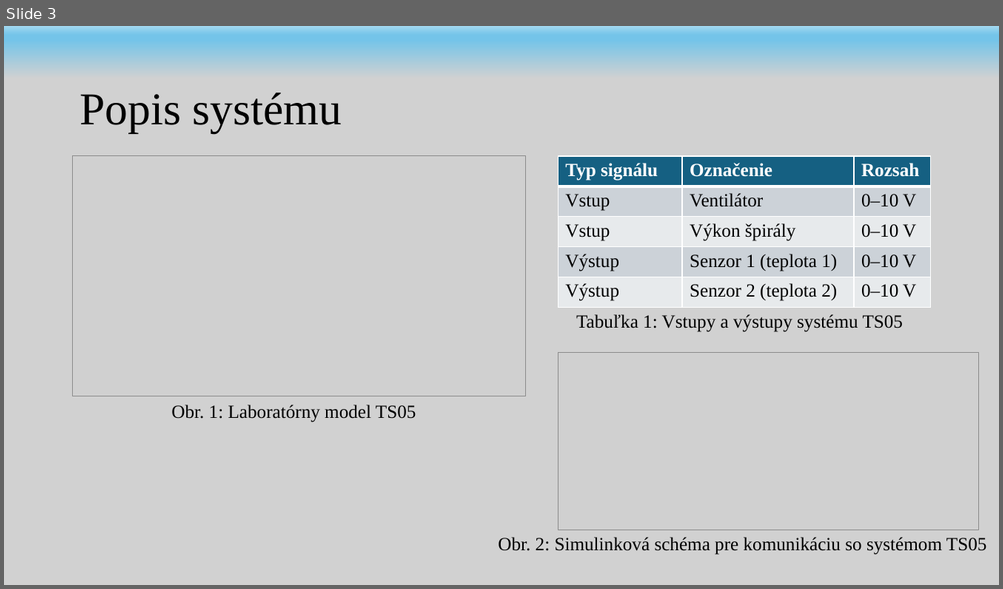
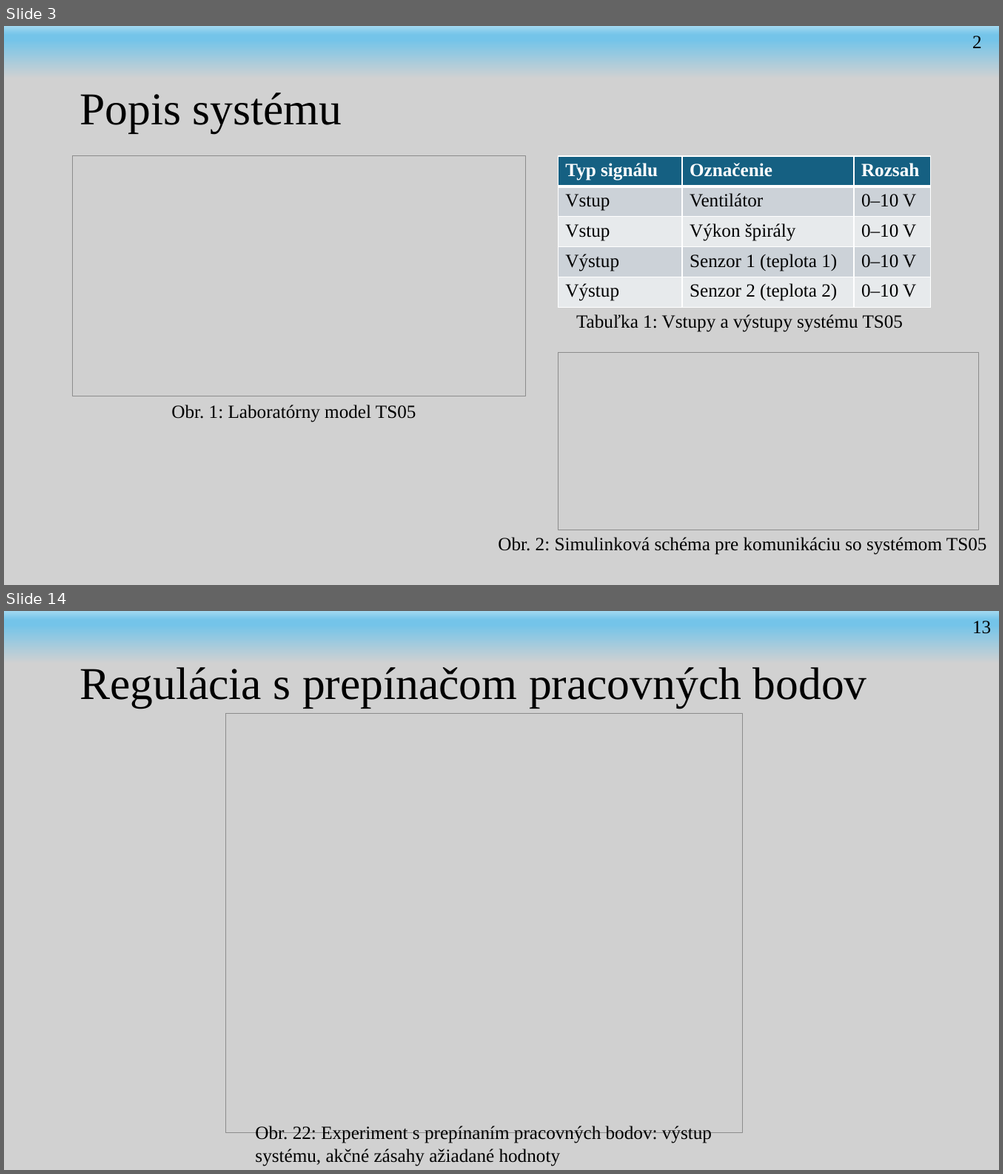
Before and after one commit to andrii-stoliar/DP-Stoliar, a slide deck: Prez/DP1-prez.potx. Shown one above the other, each under a label of ours: slide 3 before the commit, slides 3 and 14 after it; the slides between them are not shown. The pictures are 1003x589 and 1003x1174 pixels, drawn with LibreOffice and Linux fonts; fonts in the diff are those of the drawing; grey boxes stand for pictures; background and template pictures are left out. Boxes give left, top, right and bottom in pixels: in the first picture for what was removed or moved away, otherwise in the second. Text is boxed around its words. In the diff, an @@ line names an element or a change of style, - is before the commit and + after.

```diff
--- a/Prez/DP1-prez.potx
+++ b/Prez/DP1-prez.potx
@@ slide 14 added at (4, 611, 999, 1170), background #D1D1D1; not listed: 1 template element that a slide beside it also shows @@
@@ text added at (972, 621, 990, 634), 18 pt, text #000000 @@
+13
@@ text added at (79, 667, 867, 708), 44 pt, text #000000 @@
+Regulácia s prepínačom pracovných bodov
@@ picture added at (225, 713, 743, 1133) @@
@@ text added at (255, 1126, 711, 1167), 18 pt, text #000000 @@
+Obr. 22: Experiment s prepínaním pracovných bodov: výstup systému, akčné zásahy ažiadané hodnoty
@@ slide 3 changed as well @@
@@ text added at (972, 36, 982, 48), 18 pt, text #000000 @@
+2
```
Also in this commit, not shown: 1 other slide changed, 10 other slides added, 1 slide removed, 27 other files.
